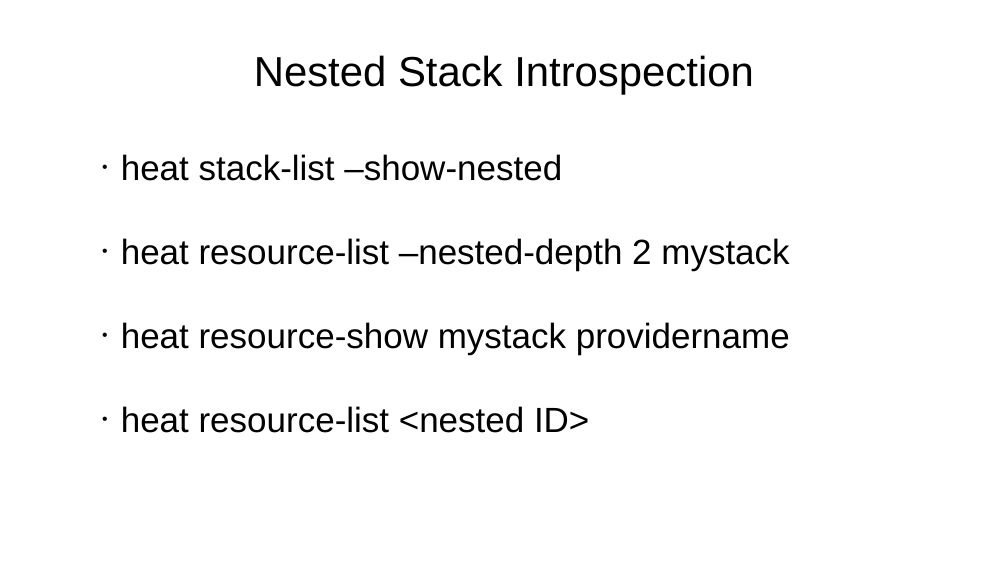
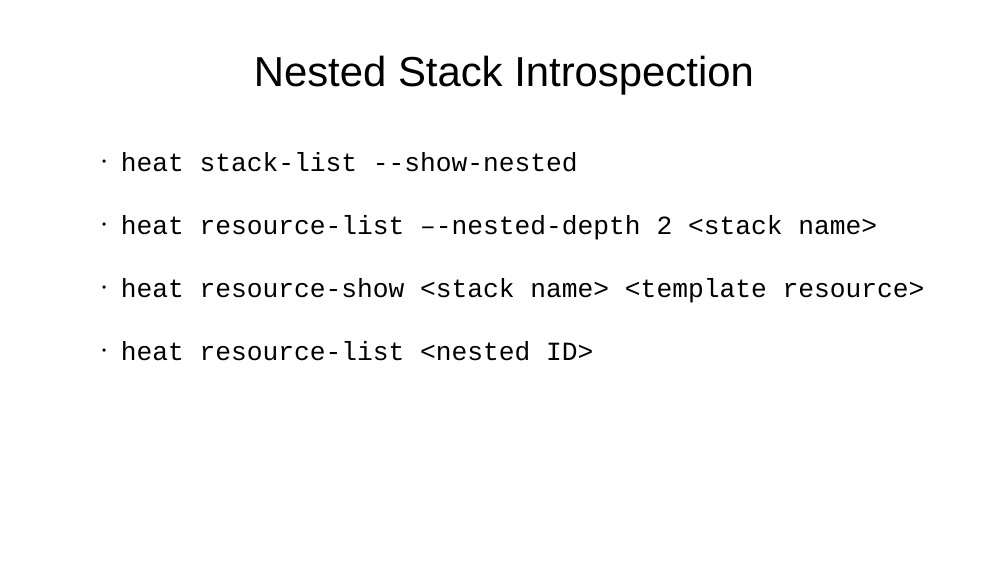
Before and after one commit to zaneb/presentations, a slide deck: slide 11 of Heat_Beyond_Basics.odp. Drawn at 1008x567 pixels with LibreOffice and Linux fonts; fonts in the diff are those of the drawing; background and template pictures are left out. Boxes give left, top, right and bottom in pixels: in the first picture for what was removed or moved away, otherwise in the second. Text is boxed around its words. In the diff, an @@ line names an element or a change of style, - is before the commit and + after.

Commit message:
s/Provider/Template/

```diff
--- a/Heat_Beyond_Basics.odp
+++ b/Heat_Beyond_Basics.odp
@@ text at <box>121,153,925,303</box>: text changed; size 32 to 24 pt; font Arial to Courier New @@
-• heat stack-list –show-nested
-• heat resource-list –nested-depth 2 mystack
-• heat resource-show mystack providername
+• heat stack-list --show-nested
+• heat resource-list –-nested-depth 2 <stack name>
+• heat resource-show <stack name> <template resource>
@@ text at <box>121,342,593,361</box>: size 32 to 24 pt, font Arial to Courier New in "heat resource-list <nested ID>" @@
```
Also in this commit, not shown: 4 other slides changed.
